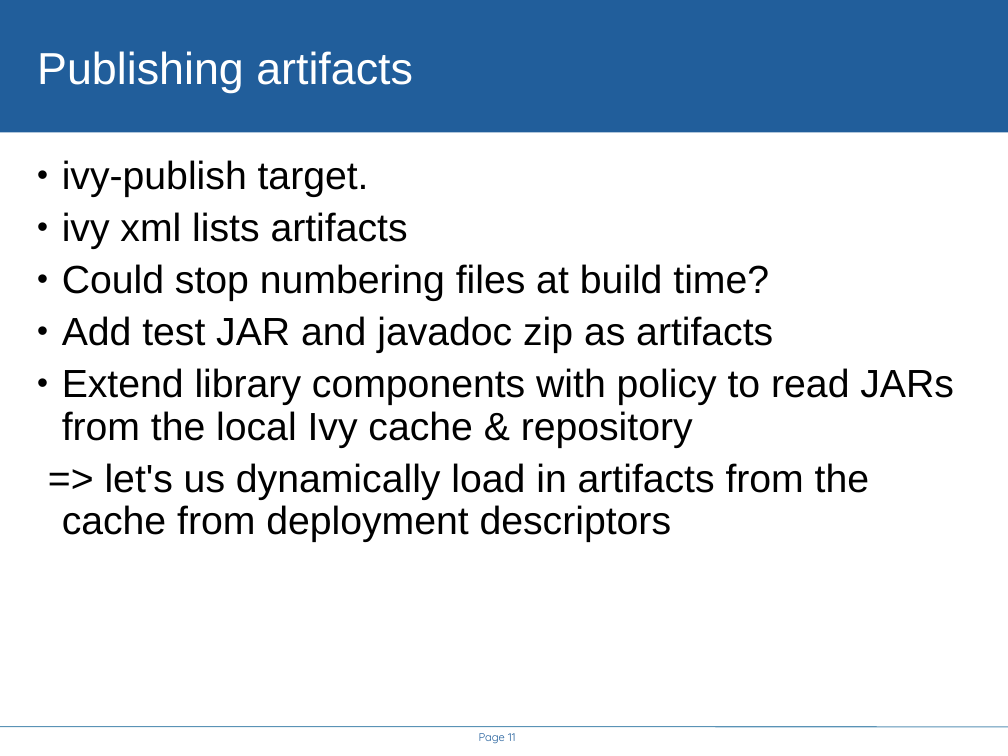
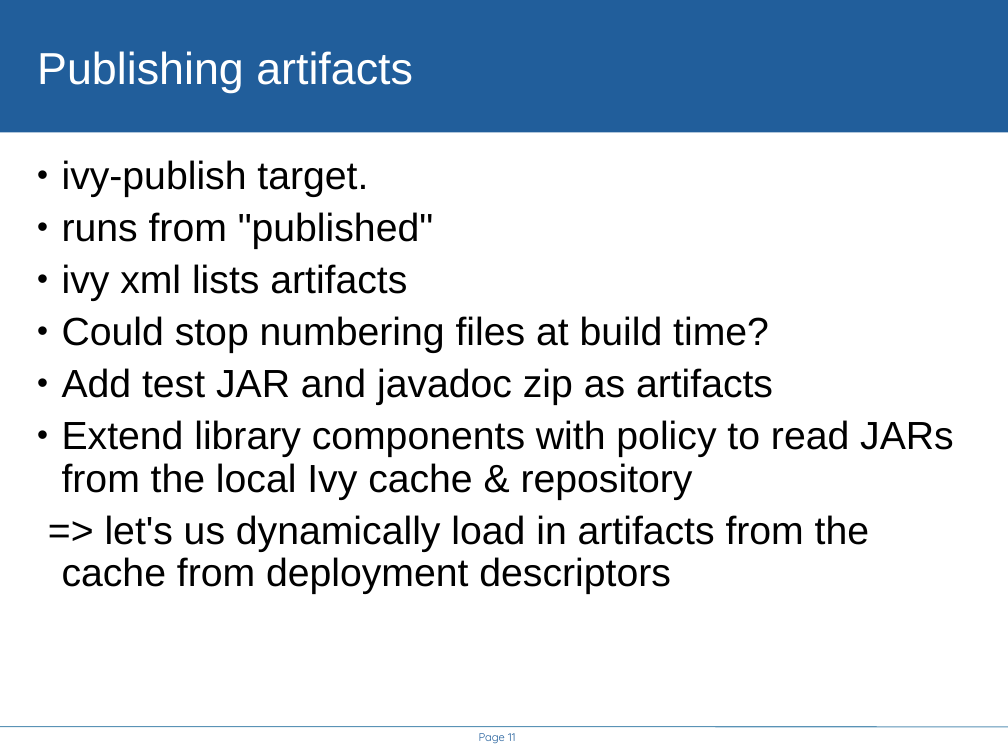
Before and after one commit to steveloughran/smartfrog, a slide deck: slide 11 of core/antbuild/doc/ivy.ppt. Drawn at 1008x756 pixels with LibreOffice and Linux fonts; fonts in the diff are those of the drawing; background and template pictures are left out. Boxes give left, top, right and bottom in pixels: in the first picture for what was removed or moved away, otherwise in the second. Text is boxed around its words. In the diff, an @@ line names an element or a change of style, - is before the commit and + after.

```diff
--- a/core/antbuild/doc/ivy.ppt
+++ b/core/antbuild/doc/ivy.ppt
@@ text at (62,212,433,249): paragraph added @@
+• runs from "published"
```
Also in this commit, not shown: 3 other slides changed, 1 other file.
